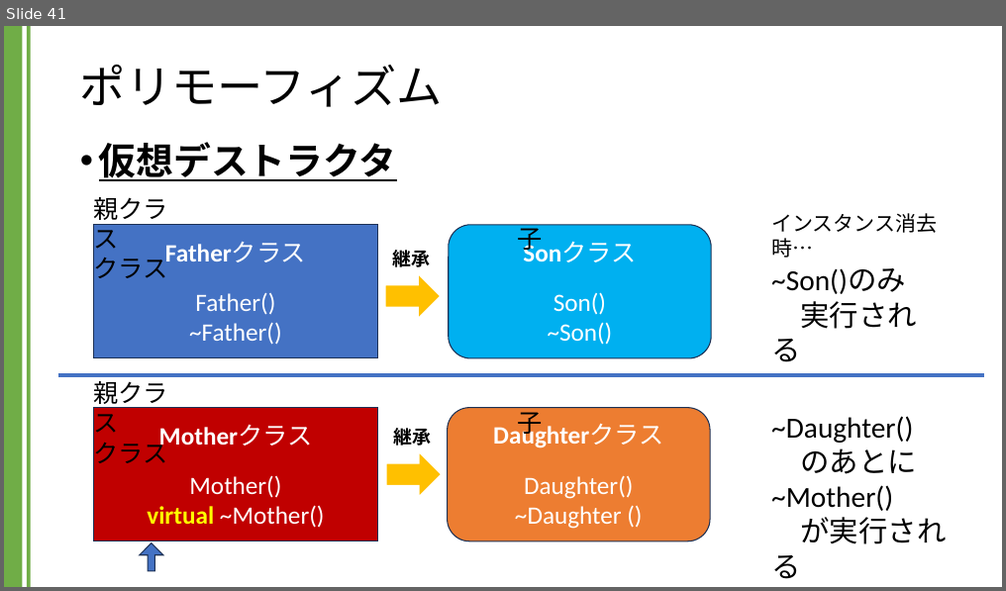
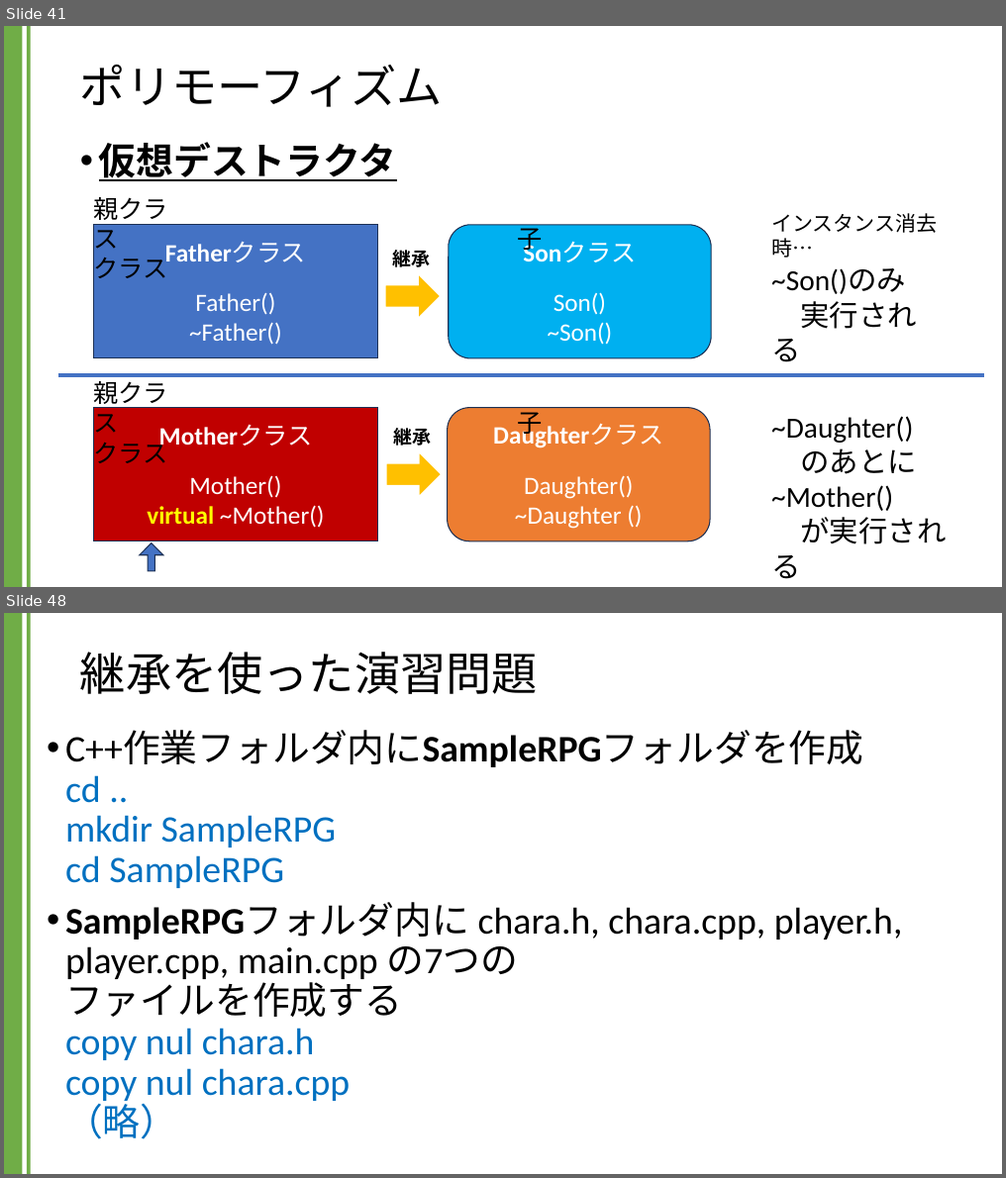
Before and after one commit to kic-murata/cpp2024, a slide deck: 授業資料/講義資料：継承とポリモーフィズム.pptx. Shown one above the other, each under a label of ours: slide 41 before the commit, slides 41 and 48 after it; the slides between them are not shown. The pictures are 1006x591 and 1006x1178 pixels, drawn with LibreOffice and Linux fonts; fonts in the diff are those of the drawing. Boxes give left, top, right and bottom in pixels: in the first picture for what was removed or moved away, otherwise in the second. Text is boxed around its words. In the diff, an @@ line names an element or a change of style, - is before the commit and + after.

```diff
--- a/授業資料/講義資料：継承とポリモーフィズム.pptx
+++ b/授業資料/講義資料：継承とポリモーフィズム.pptx
@@ slide 48 added at <box>4,613,1002,1174</box>, background #FFFFFF; not listed: 2 template elements that a slide beside it also shows @@
@@ title added at <box>80,652,538,694</box>, 44 pt, text #000000 @@
+継承を使った演習問題
@@ text added at <box>65,730,903,1140</box>, 36 pt, text #000000 @@
+• C++作業フォルダ内にSampleRPGフォルダを作成
+  cd ..
+  mkdir SampleRPG
+  cd SampleRPG
+• SampleRPGフォルダ内に chara.h, chara.cpp, player.h, player.cpp, main.cpp の7つの
+  ファイルを作成する
+  copy nul chara.h
+  copy nul chara.cpp
+  （略）
```
Also in this commit, not shown: 1 slide changed, 9 other slides added.
